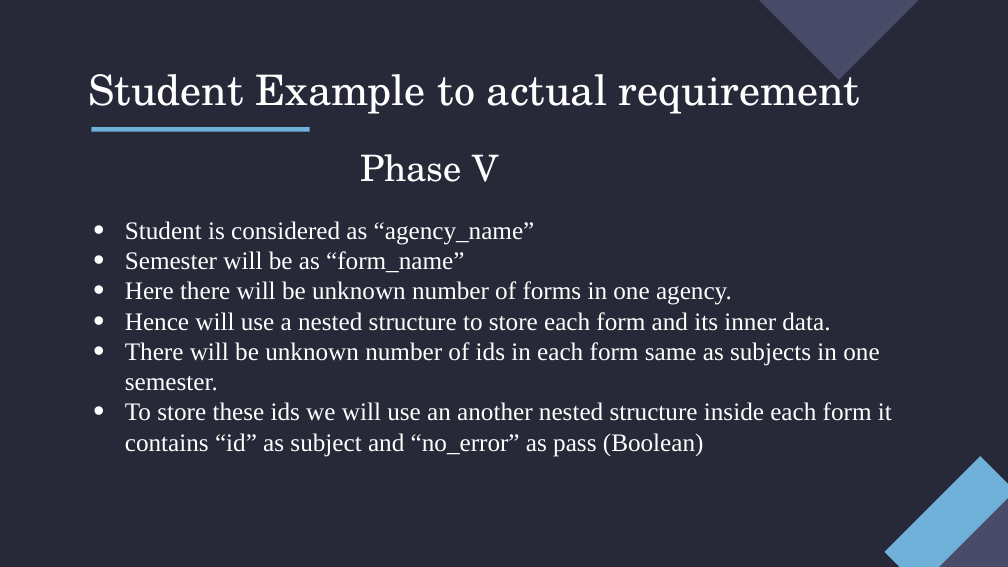
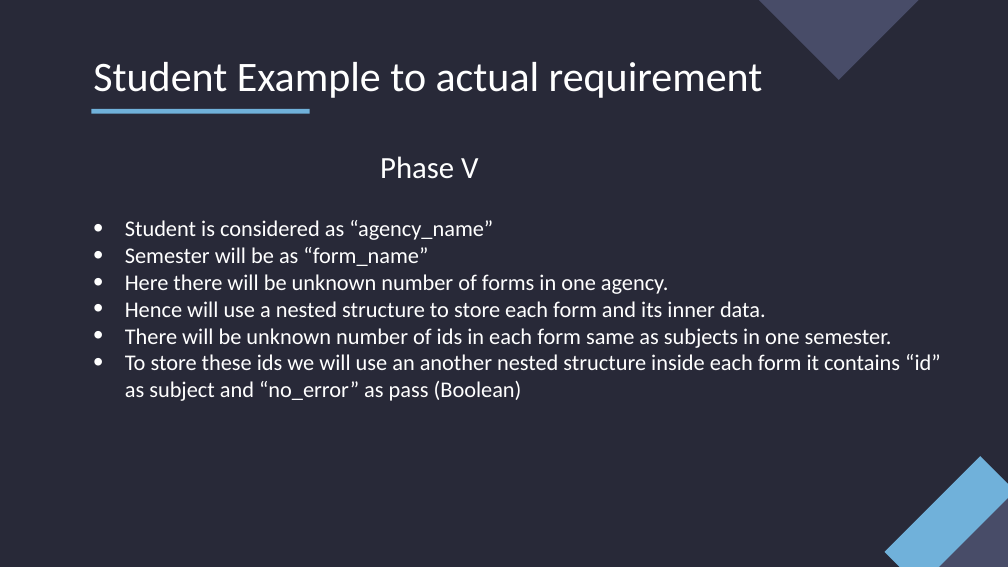
Before and after one commit to mehar-srinivas-chowdari/git-learning, a slide deck: slide 9 of Internship.pptx. Drawn at 1008x567 pixels with LibreOffice and Linux fonts; fonts in the diff are those of the drawing. Boxes give left, top, right and bottom in pixels: in the first picture for what was removed or moved away, otherwise in the second. Text is boxed around its words. In the diff, an @@ line names an element or a change of style, - is before the commit and + after.

```diff
--- a/Internship.pptx
+++ b/Internship.pptx
@@ title "Student Example to actual requirement" at [93, 62, 763, 98]: font TeX Gyre Schola to Calibri @@
@@ rectangle: place and size @@
-rectangle at [91, 127, 309, 132]
+rectangle at [91, 109, 309, 114]
@@ subtitle "Phase V" at [380, 156, 478, 179]: size 26 to 22 pt, font TeX Gyre Schola to Calibri @@
@@ text "Student is considered as “agency_name”" at [125, 220, 941, 401]: size 18 to 16 pt, font Times New Roman to Calibri @@
```
Also in this commit, not shown: 15 other slides changed.
